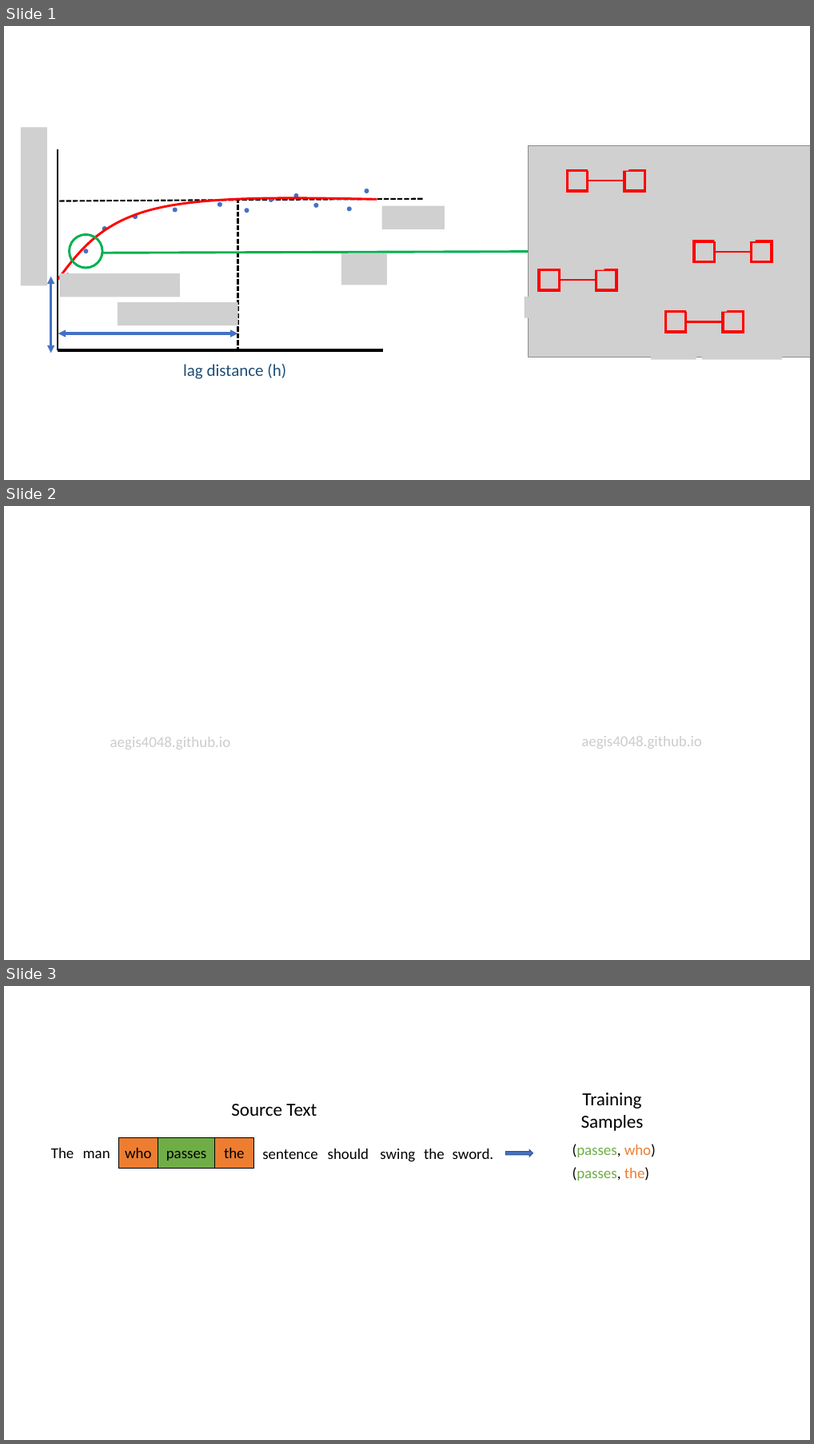
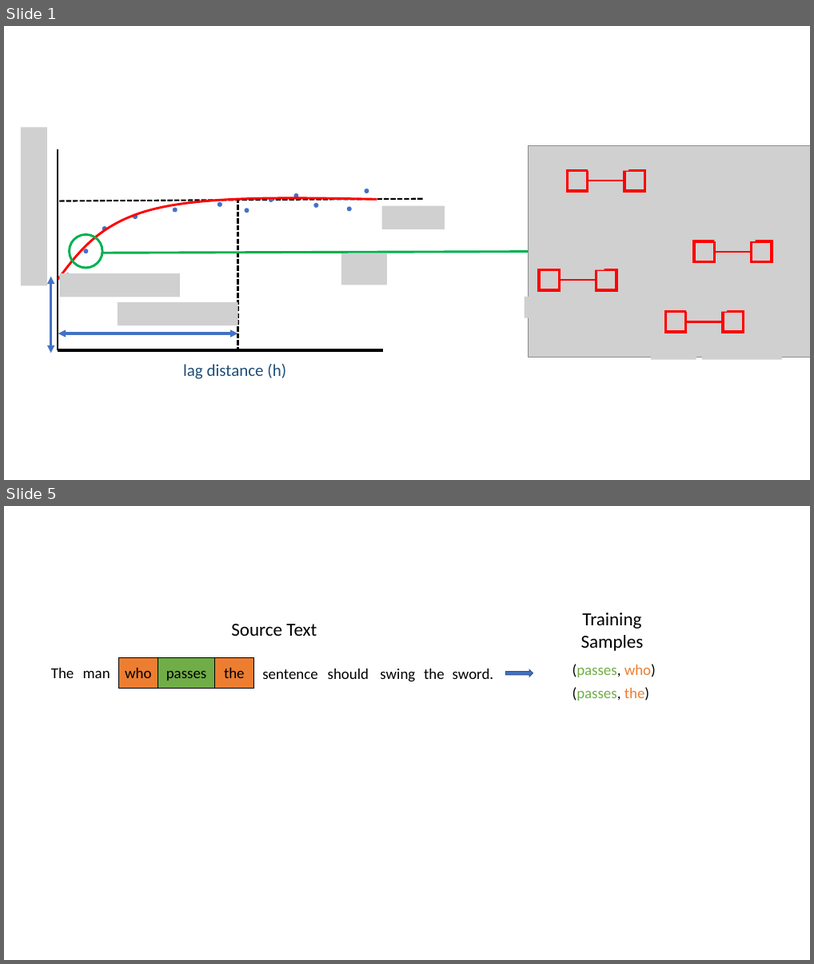
Before and after one commit to aegis4048/aegis4048.github.io-source, a slide deck: content/downloads/notebooks/spatial.pptx. Shown one above the other, each under a label of ours: slides 1, 2 and 3 before the commit, slides 1 and 5 after it; the slides between them are not shown. The pictures are 814x1444 and 814x964 pixels, drawn with LibreOffice and Linux fonts; fonts in the diff are those of the drawing; grey boxes stand for pictures. Boxes give left, top, right and bottom in pixels: in the first picture for what was removed or moved away, otherwise in the second. Text is boxed around its words. In the diff, an @@ line names an element or a change of style, - is before the commit and + after.

```diff
--- a/content/downloads/notebooks/spatial.pptx
+++ b/content/downloads/notebooks/spatial.pptx
@@ slide 2 removed at (4,506,810,960), background #FFFFFF @@
@@ text removed at (110,736,231,749) @@
-aegis4048.github.io
@@ text removed at (582,736,702,748) @@
-aegis4048.github.io
@@ what was slide 3 is now slide 5 @@
```
Also in this commit, not shown: 1 slide changed, 3 slides added, 7 other files.
